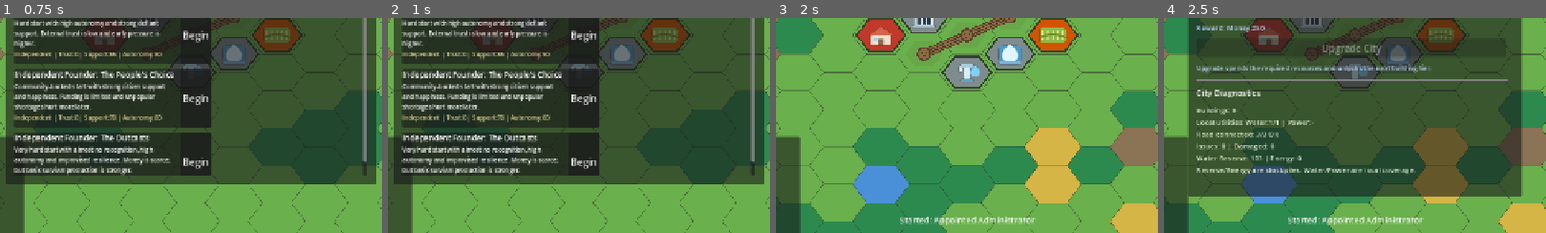
Above: before the commit, frames 1-4 (left to right).
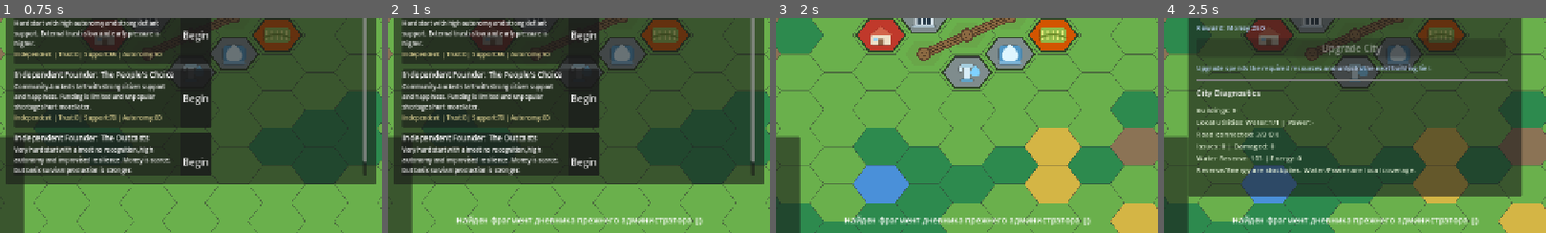
Above: after the commit, the same moments.

Repository: Gaefa/Gamefication
Game: Godot game, scene res://scenes/main.tscn
Two runs of this game, one before a commit and one after it. Both use one fixed random seed, a clock stepped at 60 frames per second and the inputs below.
Inputs:
- Up to frame 1 (0.75 s): click "NEW CAMPAIGN" at 0.5 s
- Up to frame 2 (1 s): no input
- Up to frame 3 (2 s): click "Begin" at 1.25 s
- Up to frame 4 (2.5 s): click "City" at 2 s
The pictures show only the part of the screen within x 25-75%, y 46-96%; the shares and areas given below are measured in that part.

Frame 1 is identical in both runs. In frame 2, 1.4% of the frame differs, in the area x 18-83%, y 91-97%; in frame 3, 1.4%; in frame 4, 1.4%.

Commit message:
feat(ui): season panel (K) + previous-admin diary chain (J)
Diary (CONTENT_BIBLE §5): four fragments discovered as an ordered CHAIN — the
next unlocks only when its condition holds (day / season onset / state threshold:
arrival day1, pressure when water<=40, dust when Пыль starts, end when League
trust<=30). Discovered ids persist in GameStateStore.diary(); soft toast on find;
read in an autoload-owned panel (J).

Season panel (UX_BIBLE §7, key K): current season + day, what it changes
(modifiers in words), an inexact forecast range for the next season, and a short
readiness check (water/food reserves + net/day).

- content: diary.json (+ ContentDB ordered loader/getters), GameState diary section
- DiaryManager + SeasonPanel autoloads — self-contained panels, no HUD/main edits
- EventBus.diary_fragment_found; project.godot autoload registration

Co-Authored-By: Claude Opus 4.8 <noreply@anthropic.com>

Diff:
--- /dev/null
+++ b/godot/content/base/diary.json
@@ -0,0 +1,32 @@
+{
+  "fragments": [
+    {
+      "id": "diary.01.arrival",
+      "order": 1,
+      "title": "Дневник прежнего администратора — I",
+      "body": "Первая запись. Мне дали район, печать и список того, чего здесь нет. Воды нет, денег почти нет, доверия нет вовсе. Зато есть Башня и вид на трубы Компании, которые ржавеют красиво, как закат. Завтра начну с воды. Здесь всё начинается с воды.",
+      "unlock": { "day": 1 }
+    },
+    {
+      "id": "diary.02.pressure",
+      "order": 2,
+      "title": "Дневник прежнего администратора — II",
+      "body": "Понял сегодня важное и поздно. Воды в цистерне было полно, а дальний квартал всё равно сидел сухой. Дело не в запасе — труба до них длинная, напора не хватает. Запас — это не то же самое, что вода в кране. Запомни это, кто бы ты ни был после меня.",
+      "unlock": { "metric": "res_water_stockpile", "op": "<=", "value": 40 }
+    },
+    {
+      "id": "diary.03.dust",
+      "order": 3,
+      "title": "Дневник прежнего администратора — III",
+      "body": "Пыль пришла на три дня раньше прогноза. Я не успел поднять экраны. Грядки выгорели за неделю, вода ушла вдвое быстрее обычного, люди начали кашлять. Готовиться надо было в Окно, а не в Пыль. В Окно всегда кажется, что время есть. Времени нет.",
+      "unlock": { "season": "season_dust" }
+    },
+    {
+      "id": "diary.04.end",
+      "order": 4,
+      "title": "Дневник прежнего администратора — IV",
+      "body": "Если ты это читаешь, значит, со мной что-то случилось, а район достался тебе. Может, белые машины. Они приезжают днём, вежливо, с бумагой о «переводе на восстановление». Никто не кричит. Соседи кивают. Так это и работает у Лиги — тихо и по-доброму. Береги воду. И не верь, что забота не бывает оружием.",
+      "unlock": { "metric": "stat_league_trust", "op": "<=", "value": 30 }
+    }
+  ]
+}
--- a/godot/project.godot
+++ b/godot/project.godot
@@ -27,6 +27,8 @@
 SimulationRunner="*res://scripts/autoload/simulation_runner.gd"
 EventManager="*res://scripts/autoload/event_manager.gd"
 EndingManager="*res://scripts/autoload/ending_manager.gd"
+DiaryManager="*res://scripts/autoload/diary_manager.gd"
+SeasonPanel="*res://scripts/autoload/season_panel.gd"
 SaveService="*res://scripts/autoload/save_service.gd"
 AudioManager="*res://scripts/autoload/audio_manager.gd"
 Localization="*res://scripts/autoload/localization.gd"
--- a/godot/scripts/autoload/content_db.gd
+++ b/godot/scripts/autoload/content_db.gd
@@ -16,6 +16,7 @@
 var seasons: Dictionary = {}
 var season_order: Array = []
 var endings: Dictionary = {}
+var diary_fragments: Array = []   # ordered fragment defs
 
 const CONTENT_ROOT := "res://content/base/"
 
@@ -65,6 +66,7 @@
 	start_profiles = _load_keyed_array(CONTENT_ROOT + "start_profiles.json", "id")
 	_load_seasons()
 	_load_endings()
+	_load_diary()
 	_normalize_governance_defs()
 	_normalize_start_profiles()
 
@@ -243,6 +245,17 @@
 	return endings.get(ending_id, {})
 
 
+func get_diary_fragments() -> Array:
+	return diary_fragments
+
+
+func get_diary_fragment_def(fragment_id: String) -> Dictionary:
+	for frag: Variant in diary_fragments:
+		if (frag as Dictionary).get("id", "") as String == fragment_id:
+			return frag as Dictionary
+	return {}
+
+
 func get_level_def(level: int) -> Dictionary:
 	if level >= 1 and level <= city_levels.size():
 		return city_levels[level - 1]
@@ -322,6 +335,22 @@
 	season_order = clean_order
 
 
+func _load_diary() -> void:
+	var raw: Variant = _load_json_raw(CONTENT_ROOT + "diary.json")
+	var frags: Array = []
+	if raw is Dictionary:
+		frags = (raw as Dictionary).get("fragments", []) as Array
+	elif raw is Array:
+		frags = raw as Array
+	var clean: Array = []
+	for entry: Variant in frags:
+		if entry is Dictionary and ((entry as Dictionary).get("id", "") as String) != "":
+			clean.append(entry)
+	clean.sort_custom(func(a: Dictionary, b: Dictionary) -> bool:
+		return (a.get("order", 0) as int) < (b.get("order", 0) as int))
+	diary_fragments = clean
+
+
 func _load_endings() -> void:
 	var raw: Variant = _load_json_raw(CONTENT_ROOT + "endings.json")
 	var ending_list: Array = []
--- /dev/null
+++ b/godot/scripts/autoload/diary_manager.gd
@@ -0,0 +1,196 @@
+extends Node
+## DiaryManager (Autoload)
+## Прежний администратор оставил дневник (CONTENT_BIBLE §5). Фрагменты находятся
+## ПО ПОРЯДКУ (цепочка): следующий открывается, только когда выполнено его условие
+## (день / наступление сезона / порог состояния). Найденные фрагменты хранятся в
+## GameStateStore.diary().discovered и читаются в панели (клавиша J).
+##
+## Self-contained: владеет своей панелью (CanvasLayer), не трогает HUD/main.
+
+var _panel_visible: bool = false
+
+# UI
+var _layer: CanvasLayer
+var _root: Control
+var _list: VBoxContainer
+var _empty_label: Label
+
+
+func _ready() -> void:
+	_build_ui()
+	EventBus.tick_finished.connect(_on_tick_finished)
+
+
+func _unhandled_input(event: InputEvent) -> void:
+	if event is InputEventKey:
+		var ke := event as InputEventKey
+		if ke.pressed and not ke.echo and (ke.keycode == KEY_J or ke.physical_keycode == KEY_J):
+			# Не открываем поверх Стола/кризиса/финала (они ставят паузу).
+			if SimulationRunner.paused and not _panel_visible:
+				return
+			_toggle()
+			get_viewport().set_input_as_handled()
+
+
+func _on_tick_finished(_tick: int) -> void:
+	_evaluate_next()
+
+
+func _evaluate_next() -> void:
+	var fragments: Array = ContentDB.get_diary_fragments()
+	var discovered: Array = GameStateStore.diary().get("discovered", []) as Array
+	var idx: int = discovered.size()
+	if idx >= fragments.size():
+		return
+	var frag: Dictionary = fragments[idx] as Dictionary
+	if _unlock_met(frag.get("unlock", {}) as Dictionary):
+		_discover(frag)
+
+
+func _unlock_met(cond: Dictionary) -> bool:
+	if cond.is_empty():
+		return false
+	if cond.has("day"):
+		return (GameStateStore.climate().get("total_day", 1) as int) >= (cond.get("day", 1) as int)
+	if cond.has("season"):
+		return (GameStateStore.climate().get("season_id", "") as String) == (cond.get("season", "") as String)
+	if cond.has("metric"):
+		var val: float = _metric_value(cond.get("metric", "") as String)
+		var threshold: float = cond.get("value", 0.0) as float
+		match cond.get("op", "<=") as String:
+			"<=": return val <= threshold
+			">=": return val >= threshold
+			"<": return val < threshold
+			">": return val > threshold
+			"==": return is_equal_approx(val, threshold)
+	return false
+
+
+func _metric_value(metric: String) -> float:
+	if metric.begins_with("res_"):
+		return GameStateStore.get_resource(metric)
+	match metric:
+		"stat_league_trust":
+			return GameStateStore.mandate().get("patron_trust", 50) as float
+		"stat_city_trust":
+			return GameStateStore.mandate().get("support", 50) as float
+		"stat_unrest_pressure":
+			return GameStateStore.pressure().get("index", 0.0) as float
+		"stat_happiness":
+			return GameStateStore.population().get("happiness", 50.0) as float
+	return 0.0
+
+
+func _discover(frag: Dictionary) -> void:
+	var fid: String = frag.get("id", "") as String
+	var discovered: Array = GameStateStore.diary().get("discovered", []) as Array
+	if discovered.has(fid):
+		return
+	discovered.append(fid)
+	EventBus.diary_fragment_found.emit(fid)
+	EventBus.toast_requested.emit("Найден фрагмент дневника прежнего администратора (J)", 5.0)
+	if _panel_visible:
+		_rebuild_list()
+
+
+# --- UI ---
+
+func _build_ui() -> void:
+	_layer = CanvasLayer.new()
+	_layer.layer = 150  # above HUD, below finale (200)
+	_layer.visible = false
+	add_child(_layer)
+
+	_root = Control.new()
+	_root.set_anchors_preset(Control.PRESET_FULL_RECT)
+	_root.mouse_filter = Control.MOUSE_FILTER_STOP
+	_layer.add_child(_root)
+
+	var bg := ColorRect.new()
+	bg.color = Color(0.06, 0.05, 0.04, 0.92)
+	bg.set_anchors_preset(Control.PRESET_FULL_RECT)
+	bg.mouse_filter = Control.MOUSE_FILTER_STOP
+	_root.add_child(bg)
+
+	var panel := PanelContainer.new()
+	panel.set_anchors_preset(Control.PRESET_CENTER)
+	panel.custom_minimum_size = Vector2(680, 520)
+	panel.position = Vector2(-340, -260)
+	bg.add_child(panel)
+
+	var margin := MarginContainer.new()
+	margin.add_theme_constant_override("margin_left", 28)
+	margin.add_theme_constant_override("margin_right", 28)
+	margin.add_theme_constant_override("margin_top", 22)
+	margin.add_theme_constant_override("margin_bottom", 22)
+	panel.add_child(margin)
+
+	var vbox := VBoxContainer.new()
+	vbox.add_theme_constant_override("separation", 14)
+	margin.add_child(vbox)
+
+	var title := Label.new()
+	title.text = "ДНЕВНИК ПРЕЖНЕГО АДМИНИСТРАТОРА"
+	title.horizontal_alignment = HORIZONTAL_ALIGNMENT_CENTER
+	title.add_theme_font_size_override("font_size", 20)
+	vbox.add_child(title)
+
+	vbox.add_child(HSeparator.new())
+
+	var scroll := ScrollContainer.new()
+	scroll.size_flags_vertical = Control.SIZE_EXPAND_FILL
+	scroll.custom_minimum_size = Vector2(620, 380)
+	vbox.add_child(scroll)
+
+	_list = VBoxContainer.new()
+	_list.size_flags_horizontal = Control.SIZE_EXPAND_FILL
+	_list.add_theme_constant_override("separation", 16)
+	scroll.add_child(_list)
+
+	_empty_label = Label.new()
+	_empty_label.text = "Пока ничего не найдено. Следы прежнего администратора всплывают по ходу дел района."
+	_empty_label.autowrap_mode = TextServer.AUTOWRAP_WORD_SMART
+	_empty_label.add_theme_color_override("font_color", Color(0.7, 0.68, 0.6))
+	_list.add_child(_empty_label)
+
+	var close_btn := Button.new()
+	close_btn.text = "Закрыть (J)"
+	close_btn.pressed.connect(_toggle)
+	vbox.add_child(close_btn)
+
+
+func _toggle() -> void:
+	_panel_visible = not _panel_visible
+	if _panel_visible:
+		_rebuild_list()
+	_layer.visible = _panel_visible
+
+
+func _rebuild_list() -> void:
+	for child: Node in _list.get_children():
+		child.queue_free()
+	var discovered: Array = GameStateStore.diary().get("discovered", []) as Array
+	if discovered.is_empty():
+		var empty := Label.new()
+		empty.text = "Пока ничего не найдено. Следы прежнего администратора всплывают по ходу дел района."
+		empty.autowrap_mode = TextServer.AUTOWRAP_WORD_SMART
+		empty.add_theme_color_override("font_color", Color(0.7, 0.68, 0.6))
+		_list.add_child(empty)
+		return
+	for fid_var: Variant in discovered:
+		var def: Dictionary = ContentDB.get_diary_fragment_def(fid_var as String)
+		if def.is_empty():
+			continue
+		var entry := VBoxContainer.new()
+		entry.add_theme_constant_override("separation", 4)
+		var head := Label.new()
+		head.text = def.get("title", "Фрагмент") as String
+		head.add_theme_font_size_override("font_size", 15)
+		head.add_theme_color_override("font_color", Color(0.92, 0.86, 0.62))
+		entry.add_child(head)
+		var body := Label.new()
+		body.text = def.get("body", "") as String
+		body.autowrap_mode = TextServer.AUTOWRAP_WORD_SMART
+		body.add_theme_font_size_override("font_size", 13)
+		entry.add_child(body)
+		_list.add_child(entry)
--- a/godot/scripts/autoload/event_bus.gd
+++ b/godot/scripts/autoload/event_bus.gd
@@ -41,6 +41,9 @@
 signal season_changed(season_id: String, day_in_season: int, length_days: int)
 signal season_day_advanced(season_id: String, day_in_season: int, length_days: int)
 
+# --- Diary ---
+signal diary_fragment_found(fragment_id: String)
+
 # --- Save / Load ---
 signal game_saved(slot: int)
 signal game_loaded(slot: int)
--- a/godot/scripts/autoload/game_state_store.gd
+++ b/godot/scripts/autoload/game_state_store.gd
@@ -44,6 +44,7 @@
 		},
 		"mandate": _default_mandate(),
 		"climate": _default_climate(),
+		"diary": { "discovered": [] },
 		"pressure": {
 			"index": 0.0,
 			"phase": "calm",
@@ -112,6 +113,11 @@
 	if not _state.has("climate"):
 		_state["climate"] = _default_climate()
 	return _state.climate
+
+func diary() -> Dictionary:
+	if not _state.has("diary"):
+		_state["diary"] = { "discovered": [] }
+	return _state.diary
 
 func events() -> Dictionary:
 	return _state.events
@@ -334,6 +340,10 @@
 		for key: String in climate_defaults:
 			if not climate_state.has(key):
 				climate_state[key] = climate_defaults[key]
+	if not _state.has("diary"):
+		_state["diary"] = { "discovered": [] }
+	elif not (_state.diary as Dictionary).has("discovered"):
+		_state.diary["discovered"] = []
 
 
 func _default_governance() -> Dictionary:
--- /dev/null
+++ b/godot/scripts/autoload/season_panel.gd
@@ -0,0 +1,177 @@
+extends Node
+## SeasonPanel (Autoload)
+## Климат — ось игры (UX_BIBLE §7). Панель (клавиша K) показывает: текущий сезон и
+## день, что сезон меняет (модификаторы словами), НЕТОЧНЫЙ прогноз следующего сезона
+## (диапазон — точный даёт только Прогнозист) и короткий чек-лист готовности.
+##
+## Self-contained: владеет своей панелью, не трогает HUD/main. Содержимое
+## пересобирается при каждом открытии (читает актуальное состояние).
+
+var _visible: bool = false
+
+var _layer: CanvasLayer
+var _root: Control
+var _body: RichTextLabel
+
+
+func _ready() -> void:
+	_build_ui()
+
+
+func _unhandled_input(event: InputEvent) -> void:
+	if event is InputEventKey:
+		var ke := event as InputEventKey
+		if ke.pressed and not ke.echo and (ke.keycode == KEY_K or ke.physical_keycode == KEY_K):
+			if SimulationRunner.paused and not _visible:
+				return
+			_toggle()
+			get_viewport().set_input_as_handled()
+
+
+func _toggle() -> void:
+	_visible = not _visible
+	if _visible:
+		_body.text = _compose()
+	_layer.visible = _visible
+
+
+func _compose() -> String:
+	var climate: Dictionary = GameStateStore.climate()
+	var sid: String = climate.get("season_id", "") as String
+	if sid == "":
+		return "Сезон ещё не определён."
+	var def: Dictionary = ContentDB.get_season_def(sid)
+	var name: String = def.get("label", sid) as String
+	var din: int = climate.get("day_in_season", 1) as int
+	var slen: int = def.get("length_days", 0) as int
+	var lines: Array[String] = []
+
+	lines.append("[b]Сезон: %s[/b]  (день %d из %d)" % [name, din, slen])
+	var desc: String = def.get("description", "") as String
+	if desc != "":
+		lines.append(desc)
+	lines.append("")
+
+	# Что меняет сезон — модификаторы словами.
+	lines.append("[b]Что меняет сезон[/b]")
+	var mods: Dictionary = def.get("modifiers", {})
+	var mod_lines: Array[String] = _modifier_lines(mods)
+	if mod_lines.is_empty():
+		lines.append("— спокойно, без штрафов. Время копить и строить.")
+	else:
+		for m: String in mod_lines:
+			lines.append("— " + m)
+	lines.append("")
+
+	# Неточный прогноз следующего сезона.
+	var order: Array = ContentDB.get_season_order()
+	if order.size() > 1 and slen > 0:
+		var idx: int = climate.get("season_index", 0) as int
+		var next_def: Dictionary = ContentDB.get_season_def(order[(idx + 1) % order.size()] as String)
+		var next_name: String = next_def.get("label", "?") as String
+		var days_left: int = maxi(slen - din, 0)
+		var lo: int = maxi(days_left - 2, 0)
+		var hi: int = days_left + 2
+		lines.append("[b]Прогноз[/b]")
+		lines.append("— %s ожидается через ~%d–%d дн. (прогноз приблизительный)" % [next_name, lo, hi])
+		lines.append("— Точный прогноз мог бы дать старый ИИ Компании, если его оживить.")
+		lines.append("")
+
+	# Готовность.
+	lines.append("[b]Готовность[/b]")
+	var water: int = int(GameStateStore.get_resource("res_water_stockpile"))
+	var food: int = int(GameStateStore.get_resource("res_food"))
+	var production: Dictionary = GameStateStore.economy().get("production", {})
+	var water_net: float = production.get("res_water_stockpile", 0.0) as float
+	var food_net: float = production.get("res_food", 0.0) as float
+	lines.append("— Запас воды: %d  (%s)" % [water, _net_text(water_net)])
+	lines.append("— Запас еды: %d  (%s)" % [food, _net_text(food_net)])
+	if water_net < 0.0 or food_net < 0.0:
+		lines.append("[color=#d98c66]Запас тает — в Пыль расход растёт. Готовьтесь в Окно.[/color]")
+
+	return "\n".join(lines)
+
+
+func _modifier_lines(mods: Dictionary) -> Array[String]:
+	var out: Array[String] = []
+	var water_mult: float = mods.get("water_mult", 1.0) as float
+	if not is_equal_approx(water_mult, 1.0):
+		out.append("расход воды %+d%%" % int(round((water_mult - 1.0) * 100.0)))
+	var crop_mult: float = mods.get("crop_mult", 1.0) as float
+	if not is_equal_approx(crop_mult, 1.0):
+		out.append("урожай %+d%%" % int(round((crop_mult - 1.0) * 100.0)))
+	var solar_mult: float = mods.get("solar_mult", 1.0) as float
+	if not is_equal_approx(solar_mult, 1.0):
+		out.append("солнечные панели %+d%%" % int(round((solar_mult - 1.0) * 100.0)))
+	var build_mult: float = mods.get("build_cost_mult", 1.0) as float
+	if not is_equal_approx(build_mult, 1.0):
+		out.append("стоимость стройки %+d%%" % int(round((build_mult - 1.0) * 100.0)))
+	var wear_mult: float = mods.get("wear_mult", 1.0) as float
+	if not is_equal_approx(wear_mult, 1.0):
+		out.append("износ техники %+d%%" % int(round((wear_mult - 1.0) * 100.0)))
+	return out
+
+
+func _net_text(net: float) -> String:
+	if net > 0.05:
+		return "[color=#7fbf7f]+%.1f/день[/color]" % net
+	if net < -0.05:
+		return "[color=#d98c66]%.1f/день[/color]" % net
+	return "ровно"
+
+
+func _build_ui() -> void:
+	_layer = CanvasLayer.new()
+	_layer.layer = 150
+	_layer.visible = false
+	add_child(_layer)
+
+	_root = Control.new()
+	_root.set_anchors_preset(Control.PRESET_FULL_RECT)
+	_root.mouse_filter = Control.MOUSE_FILTER_STOP
+	_layer.add_child(_root)
+
+	var bg := ColorRect.new()
+	bg.color = Color(0.05, 0.06, 0.08, 0.92)
+	bg.set_anchors_preset(Control.PRESET_FULL_RECT)
+	bg.mouse_filter = Control.MOUSE_FILTER_STOP
+	_root.add_child(bg)
+
+	var panel := PanelContainer.new()
+	panel.set_anchors_preset(Control.PRESET_CENTER)
+	panel.custom_minimum_size = Vector2(640, 500)
+	panel.position = Vector2(-320, -250)
+	bg.add_child(panel)
+
+	var margin := MarginContainer.new()
+	margin.add_theme_constant_override("margin_left", 28)
+	margin.add_theme_constant_override("margin_right", 28)
+	margin.add_theme_constant_override("margin_top", 22)
+	margin.add_theme_constant_override("margin_bottom", 22)
+	panel.add_child(margin)
+
+	var vbox := VBoxContainer.new()
+	vbox.add_theme_constant_override("separation", 12)
+	margin.add_child(vbox)
+
+	var title := Label.new()
+	title.text = "СЕЗОН И ПРОГНОЗ"
+	title.horizontal_alignment = HORIZONTAL_ALIGNMENT_CENTER
+	title.add_theme_font_size_override("font_size", 20)
+	vbox.add_child(title)
+
+	vbox.add_child(HSeparator.new())
+
+	_body = RichTextLabel.new()
+	_body.bbcode_enabled = true
+	_body.fit_content = true
+	_body.scroll_active = true
+	_body.size_flags_vertical = Control.SIZE_EXPAND_FILL
+	_body.custom_minimum_size = Vector2(580, 360)
+	_body.add_theme_font_size_override("normal_font_size", 14)
+	vbox.add_child(_body)
+
+	var close_btn := Button.new()
+	close_btn.text = "Закрыть (K)"
+	close_btn.pressed.connect(_toggle)
+	vbox.add_child(close_btn)
